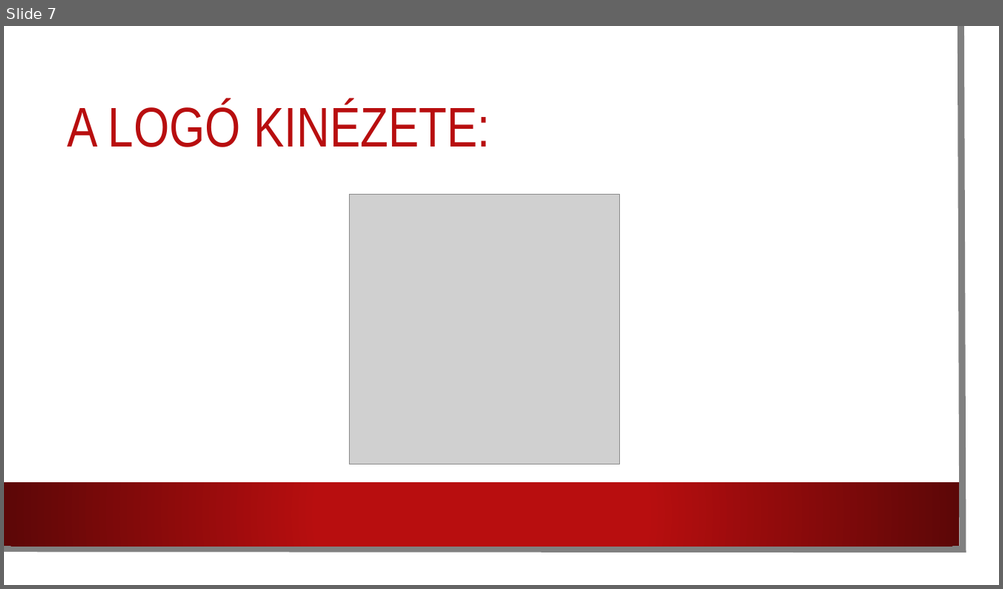
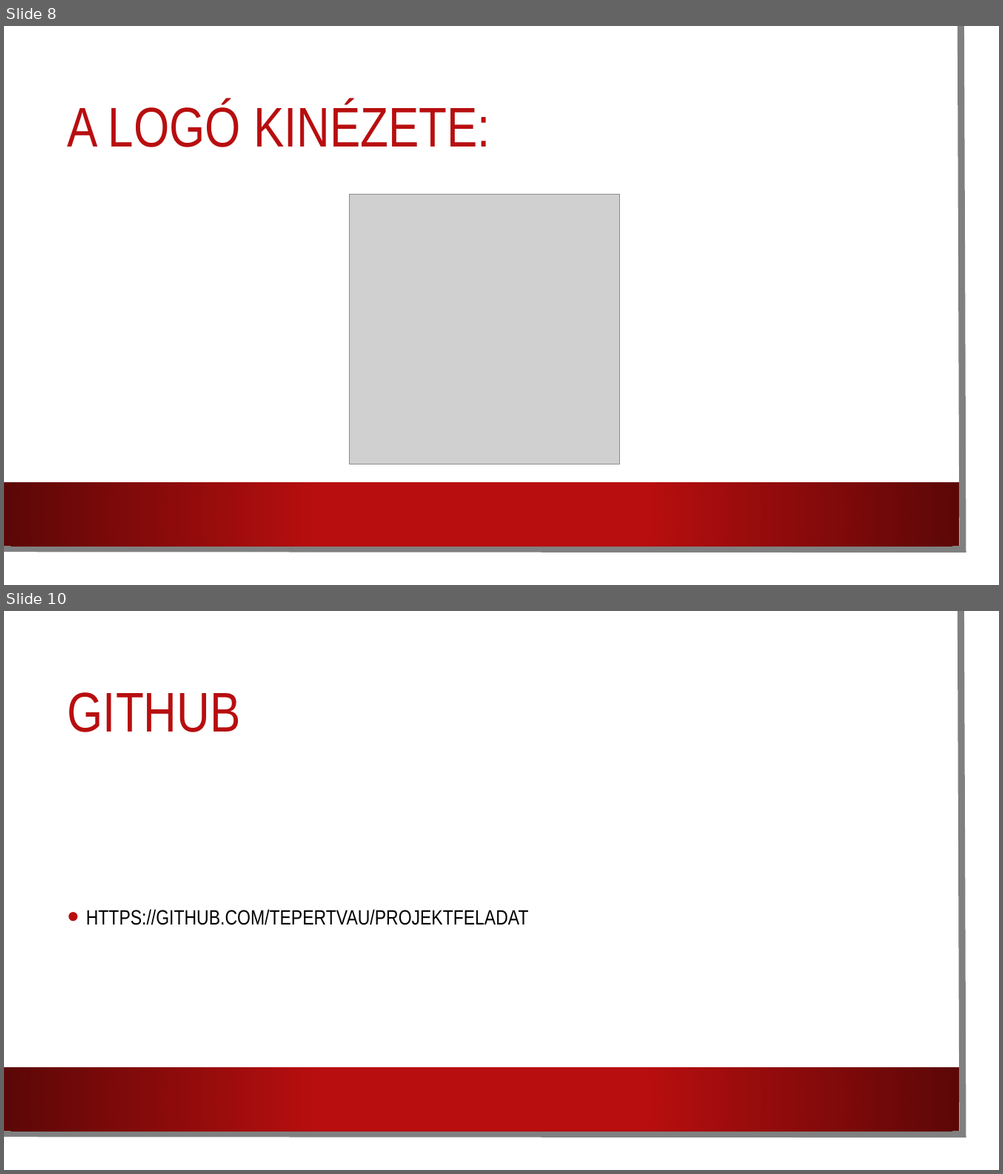
Before and after one commit to Tepertvau/ProjektFeladat, a slide deck: PPT/Véradós-móka.pptx. Shown one above the other, each under a label of ours: slide 7 before the commit, slides 8 and 10 after it; the slides between them are not shown. The pictures are 1003x589 and 1003x1174 pixels, drawn with LibreOffice and Linux fonts; fonts in the diff are those of the drawing; grey boxes stand for pictures; background and template pictures are left out. Boxes give left, top, right and bottom in pixels: in the first picture for what was removed or moved away, otherwise in the second. Text is boxed around its words. In the diff, an @@ line names an element or a change of style, - is before the commit and + after.

```diff
--- a/PPT/Véradós-móka.pptx
+++ b/PPT/Véradós-móka.pptx
@@ slide 10 added at (4, 611, 999, 1170), background picture (left out); not listed: 3 template elements that a slide beside it also shows @@
@@ title added at (68, 692, 241, 732), 54 pt, text #B80E0F @@
+GITHUB
@@ text added at (86, 909, 529, 925), 20 pt, text #000000 @@
+• HTTPS://GITHUB.COM/TEPERTVAU/PROJEKTFELADAT
@@ what was slide 7 is now slide 8 @@
```
Also in this commit, not shown: 3 other slides added, 1 other file.
